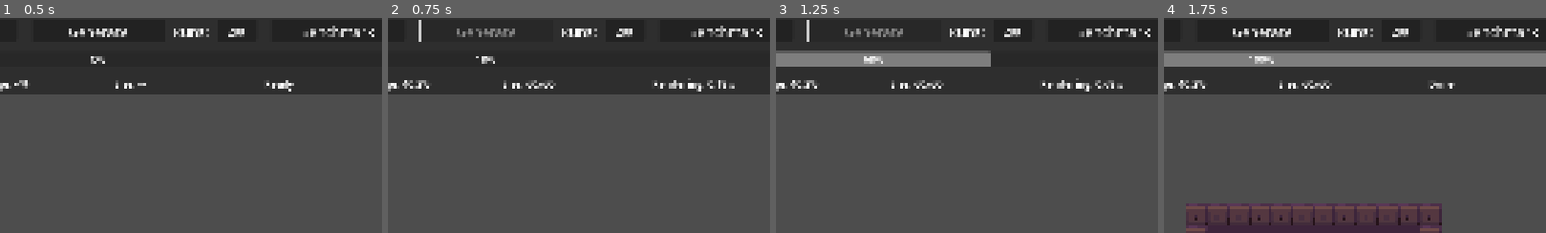
Above: before the commit, frames 1-4 (left to right).
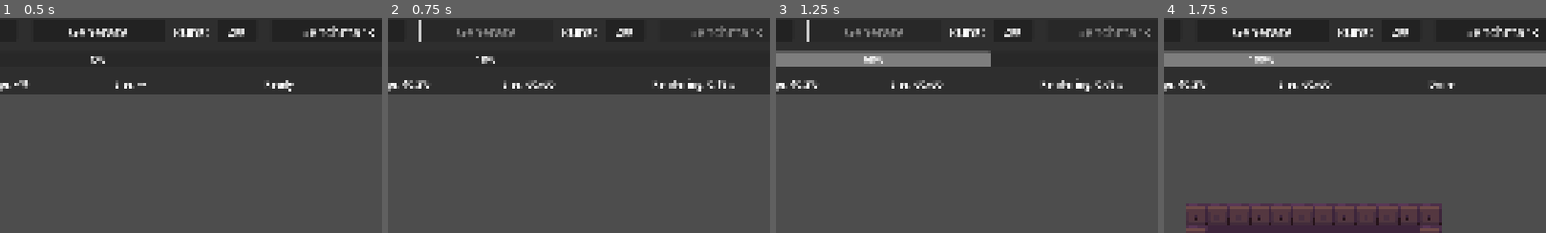
Above: after the commit, the same moments.

Repository: Jim-23/ProceduralGenerationBP
Game: Godot game, scene res://scenes/main.tscn
Two runs of this game, one before a commit and one after it. Both use one fixed random seed, a clock stepped at 60 frames per second and the inputs below.
Inputs:
- Up to frame 1 (0.5 s): no input
- Up to frame 2 (0.75 s): click "Generate" at 0.5 s
- Up to frame 3 (1.25 s): no input
- Up to frame 4 (1.75 s): click "Rooms" at 1.25 s
The pictures show only the part of the screen within x 45-95%, y 0-50%; the shares and areas given below are measured in that part.

Frame 1 is identical in both runs. In frame 2, 0.4% of the frame differs, in the area x 80-98%, y 3-9%; in frame 3, 0.4%; in frame 4, nothing differs.

Commit message:
disables benchmark when generating aswell

Diff:
--- a/proceduralgenerationproject/scripts/main.gd
+++ b/proceduralgenerationproject/scripts/main.gd
@@ -123,6 +123,7 @@
 
 	# disable generate button so the user can't press it while processing and sets progress bar to 0
 	generate_button.disabled = true
+	benchmark_button.disabled = true
 	progress_bar.max_value = 100.0
 	progress_bar.value = 0.0
 
@@ -188,7 +189,7 @@
 
 	# reenable the button
 	generate_button.disabled = false
-
+	benchmark_button.disabled = false
 
 func run_benchmark() -> void:
 
